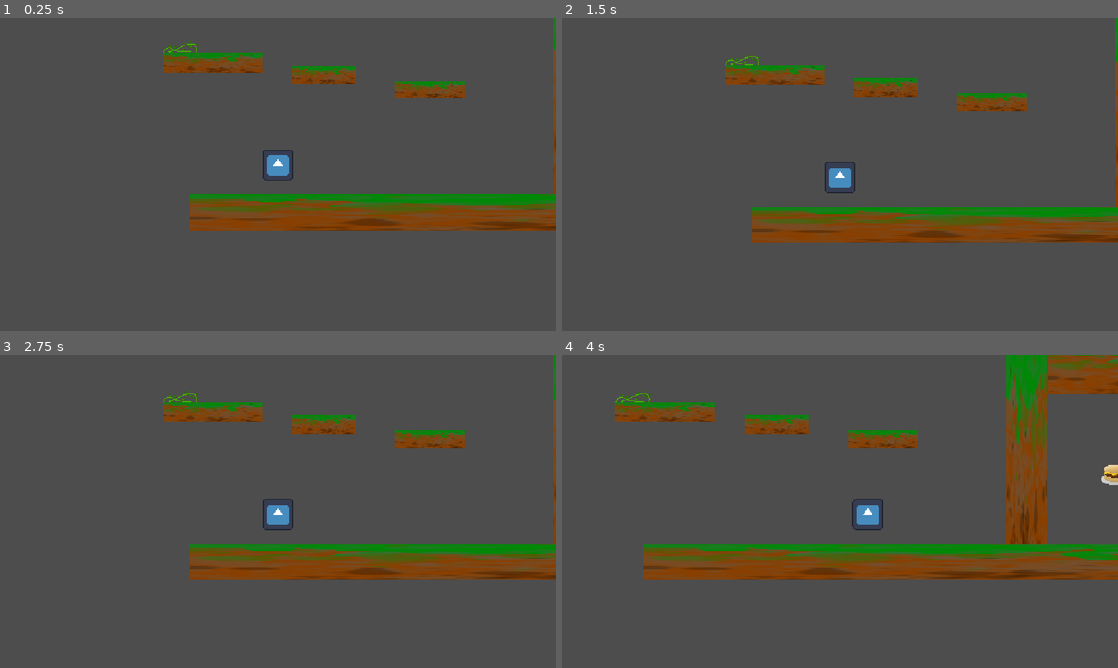
Above: before the commit, frames 1-4 (two rows, left to right).
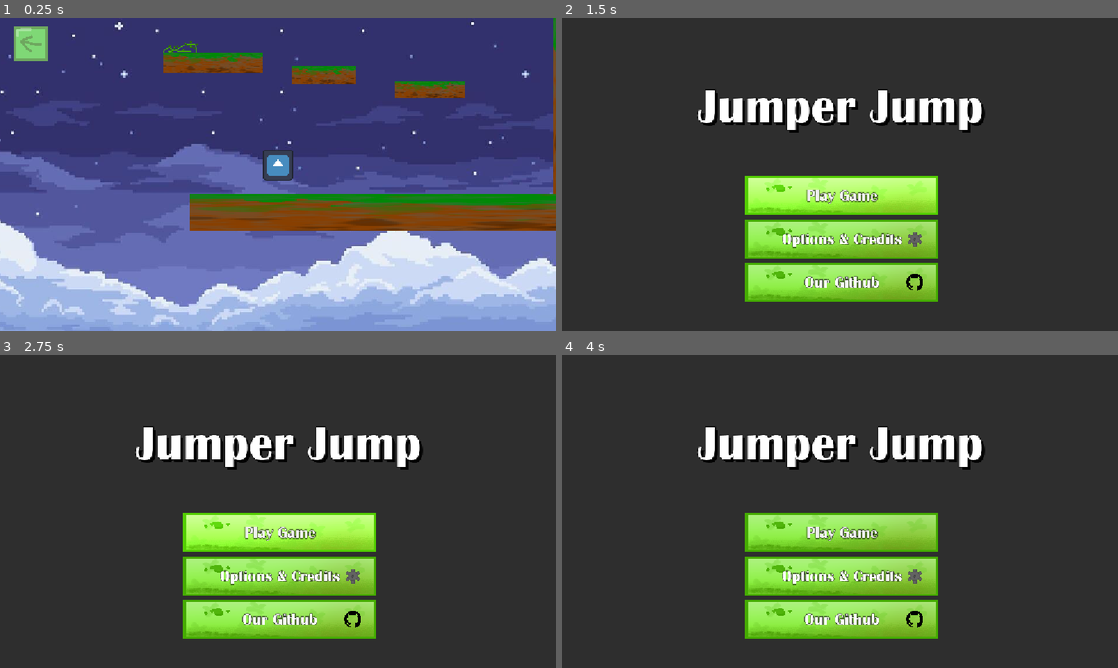
Above: after the commit, the same moments.

Repository: Guyiy1324/Jumpe-r-r-r-r-r-r-r-r
Game: Godot game, scene res://Scenes/map.tscn
Two runs of this game, one before a commit and one after it. Both use one fixed random seed, a clock stepped at 60 frames per second and the inputs below. This scene is started directly instead of the project's main scene.
Inputs (mouse positions are in pixels of both pictures, inside the frame that each line leads up to):
- Up to frame 1 (0.25 s): no input
- Up to frame 2 (1.5 s): click (595, 43) at 0.52 s; click (840, 196) at 1.25 s, where only the run after the commit has a clickable "Play Game"
- Up to frame 3 (2.75 s): click (278, 533) at 2 s, where only the run after the commit has a clickable "Play Game"
- Up to frame 4 (4 s): move the mouse to (962, 495) at 2.77 s; hold Right (ui_right) from 2.78 s (still down); tap Space (Jump) at 3.02, 3.77 s; move the mouse to (728, 527) at 3.52 s

The runs differ from the first frame. In frame 1, 89% of the frame differs, in the area x 0-100%, y 0-100%; in frame 2, 100%; in frame 3, 100%; in frame 4, 100%.

Commit message:
added a background and back buttno back

Diff:
--- a/jump-e-r/Scenes/map.tscn
+++ b/jump-e-r/Scenes/map.tscn
@@ -8,6 +8,10 @@
 [ext_resource type="Script" uid="uid://bf05jcmf7pt3e" path="res://Scripts/area_2d.gd" id="6_np2xp"]
 [ext_resource type="PackedScene" uid="uid://cq3csjm0ri5w3" path="res://Scenes/boucne.tscn" id="7_6q3n4"]
 [ext_resource type="PackedScene" uid="uid://d0wbcc2phpt2d" path="res://Scenes/hamburgoer.tscn" id="8_6q3n4"]
+[ext_resource type="Texture2D" path="res://Assets/game_background.jpg" id="9_background"]
+[ext_resource type="Script" path="res://Scripts/game_background.gd" id="10_background"]
+[ext_resource type="Texture2D" path="res://Assets/backbutton.png" id="9_back"]
+[ext_resource type="Script" path="res://Scripts/back_to_menu.gd" id="10_back"]
 
 [sub_resource type="GDScript" id="GDScript_np2xp"]
 resource_name = "Bounce Pad"
@@ -24,6 +28,29 @@
 distance = -467.0
 
 [node name="Map" type="Node2D"]
+
+[node name="Background" type="CanvasLayer" parent="."]
+layer = -1
+
+[node name="Image" type="TextureRect" parent="Background"]
+mouse_filter = 2
+texture = ExtResource("9_background")
+expand_mode = 1
+stretch_mode = 6
+script = ExtResource("10_background")
+
+[node name="HUD" type="CanvasLayer" parent="."]
+
+[node name="BackButton" type="TextureButton" parent="HUD"]
+offset_left = 16.0
+offset_top = 16.0
+offset_right = 112.0
+offset_bottom = 88.0
+tooltip_text = "Back to main menu"
+texture_normal = ExtResource("9_back")
+ignore_texture_size = true
+stretch_mode = 5
+script = ExtResource("10_back")
 
 [node name="Section 1" type="Node" parent="."]
 script = SubResource("GDScript_np2xp")
@@ -189,3 +216,4 @@
 shape = SubResource("WorldBoundaryShape2D_w7jjh")
 
 [connection signal="body_entered" from="ZoneOfDeathAndDespair" to="ZoneOfDeathAndDespair" method="_on_body_entered"]
+[connection signal="pressed" from="HUD/BackButton" to="HUD/BackButton" method="_on_pressed"]
--- /dev/null
+++ b/jump-e-r/Scripts/game_background.gd
@@ -0,0 +1,23 @@
+extends TextureRect
+
+const OVERSCAN: float = 1.3
+const PARALLAX_STRENGTH: float = 0.025
+
+var camera_origin: Vector2
+var has_camera_origin: bool = false
+
+
+func _process(_delta: float) -> void:
+	var viewport_size := get_viewport_rect().size
+	size = viewport_size * OVERSCAN
+	var margin := (size - viewport_size) / 2.0
+	var offset := Vector2.ZERO
+	var camera := get_viewport().get_camera_2d()
+	if camera:
+		var camera_position := camera.get_screen_center_position()
+		if not has_camera_origin:
+			camera_origin = camera_position
+			has_camera_origin = true
+		offset = -(camera_position - camera_origin) * PARALLAX_STRENGTH
+		offset = offset.clamp(-margin, margin)
+	position = -margin + offset
Binary file added: jump-e-r/Assets/game_background.jpg
Not shown, added: jump-e-r/Assets/game_background.jpg.import
Binary file added: jump-e-r/Assets/game_background.png
Not shown, added: jump-e-r/Assets/game_background.png.import
Not shown: 1 places in jump-e-r/Scenes/map.tscn that only renumber resources
Not shown, added: jump-e-r/Scripts/game_background.gd.uid
